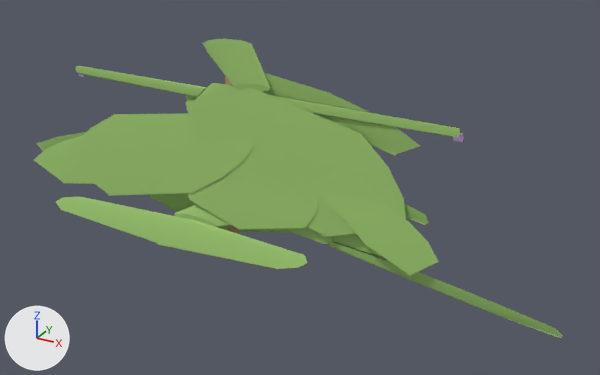
Two versions of the glTF model web-forest/public/model/species/cuphea-carthagenensis.glb, one commit apart.
One viewpoint serves both versions: a 50 mm lens placed at (0.862, -1.384, 0.868), pointed at (0.089, 0.022, 0.166). Lighting does not change. The marker at lower left points along +X, +Y and +Z. The first picture is the older version. Where no turn or scale is listed for an object, it has been applied to the vertices. Vertices at exactly the same position are counted once.

In view in the first picture: 'p0', 'p1', 'p13', 'p14', 'p16', 'p20', 'p21', 'p22', 'p3', 'p4', 'p5', 'p8', 'p9' and 4 more.
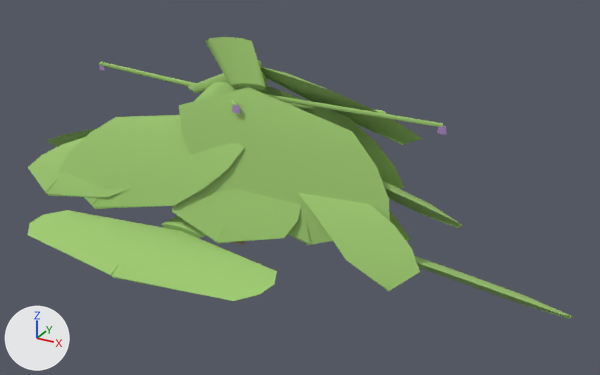
ob_body is not drawn itself; it is the parent of ob_stem, ob_p2, ob_p4, ob_p6, ob_p18, ob_p19, ob_p20, ob_p21.

Where the newer file only moved an object's origin or applied its transform, the numbers keep the older frame.

Edits to the bpy script that builds the scene:
```text
Change me_mesh_1:
    remove me_mesh_1.from_pydata(...)  # 40 vertices, 72 faces; spans x -0.513..0.201, y -0.036..0.001, z -0.171..-0.042
    add me_mesh_1.from_pydata(...)  # 40 vertices, 72 faces; spans x -0.481..0.185, y -0.208..0.016, z -0.171..-0.042
    me_mesh_1 part 1: the whole mesh is scaled about its middle by (0.932, 6.09, 1), then moved by (0.008, -0.078, 0.0)
Change me_mesh_2:
    remove me_mesh_2.from_pydata(...)  # 40 vertices, 72 faces; spans x -0.024..0.727, y -0.001..0.015, z -0.127..0.015
    add me_mesh_2.from_pydata(...)  # 40 vertices, 72 faces; spans x -0.027..0.727, y 0.006..0.107, z -0.132..0.02
    me_mesh_2 part 2: the whole mesh is multiplied about its middle by the matrix ((1.004, 0.0, 0.0), (0.0, 6.558, 0.0), (0.0, 0.0, 1.078)), then moved by (-0.001, 0.049, 0.0)
Change me_mesh_4:
    remove me_mesh_4.from_pydata(...)  # 40 vertices, 72 faces; spans x -0.023..0.482, y -0.015..0.001, z -0.254..0.009
    add me_mesh_4.from_pydata(...)  # 40 vertices, 72 faces; spans x -0.025..0.463, y -0.083..0.015, z -0.259..0.014
    me_mesh_4 part 3: the whole mesh is scaled about its middle by (0.967, 6.32, 1.04), then moved by (-0.01, -0.027, 0.0)
Change me_mesh_6:
    remove me_mesh_6.from_pydata(...)  # 40 vertices, 72 faces; spans x -0.588..0.045, y -0.016..0.001, z -0.246..0.018
    add me_mesh_6.from_pydata(...)  # 40 vertices, 72 faces; spans x -0.572..0.041, y -0.09..0.018, z -0.251..0.023
    me_mesh_6 part 4: the whole mesh is scaled about its middle by (0.968, 6.33, 1.04), then moved by (0.006, -0.028, 0.0)
Change me_mesh_9:
    remove me_mesh_9.from_pydata(...)  # 40 vertices, 72 faces; spans x -0.113..0.219, y -0.017..0.001, z -0.279..0.012
    add me_mesh_9.from_pydata(...)  # 40 vertices, 72 faces; spans x -0.108..0.201, y -0.095..0.016, z -0.279..0.012
    me_mesh_9 part 5: the whole mesh is scaled about its middle by (0.932, 6.09, 1), then moved by (-0.006, -0.031, 0.0)
Change me_mesh_14:
    remove me_mesh_14.from_pydata(...)  # 40 vertices, 72 faces; spans x -0.477..0.071, y -0.016..0.001, z -0.302..0.018
    add me_mesh_14.from_pydata(...)  # 40 vertices, 72 faces; spans x -0.451..0.064, y -0.089..0.017, z -0.304..0.019
    me_mesh_14 part 6: the whole mesh is scaled about its middle by (0.939, 6.14, 1.01), then moved by (0.01, -0.028, 0.0)
Change me_mesh_15:
    remove me_mesh_15.from_pydata(...)  # 40 vertices, 72 faces; spans x -0.023..0.45, y -0.002..0.008, z -0.115..0.015
    add me_mesh_15.from_pydata(...)  # 40 vertices, 72 faces; spans x -0.028..0.504, y 0.0..0.071, z -0.128..0.029
    me_mesh_15 part 7: the whole mesh is scaled about its middle by (1.13, 7.36, 1.21), then moved by (0.024, 0.032, 0.0)
Change me_mesh_16:
    remove me_mesh_16.from_pydata(...)  # 40 vertices, 72 faces; spans x -0.107..0.411, y -0.013..0.001, z -0.376..0.013
    add me_mesh_16.from_pydata(...)  # 40 vertices, 72 faces; spans x -0.104..0.385, y -0.066..0.02, z -0.379..0.016
    me_mesh_16 part 8: the whole mesh is scaled about its middle by (0.945, 6.17, 1.01), then moved by (-0.011, -0.018, 0.0)
Change me_mesh_20:
    used by ob_p20; parent = ob_body; location = (0.0, 0.0, 0.767)
    remove me_mesh_20.from_pydata(...)  # 40 vertices, 72 faces; spans x -0.384..0.017, y -0.022..0.316, z -0.036..0.028
    add me_mesh_20.from_pydata(...)  # 40 vertices, 72 faces; spans x -0.388..0.008, y -0.011..0.316, z -0.036..0.014
    me_mesh_20 part 9: 19 of 40 vertices moved; they spanned x -0.384..0.017, y -0.022..0.316, z -0.028..0.028 and now span x -0.388..0.008, y -0.011..0.316, z -0.014..0.014; mean shift (-0.006, 0.005, 0.0); largest move (-0.356, 0.316, -0.008) -> (-0.375, 0.316, -0.004)
    other edits to the shape of me_mesh_20 do not show in these pictures
Change me_mesh_21:
    used by ob_p21; parent = ob_body; location = (0.0, 0.0, 0.783)
    remove me_mesh_21.from_pydata(...)  # 40 vertices, 72 faces; spans x -0.002..0.455, y -0.025..0.049, z -0.036..0.026
    add me_mesh_21.from_pydata(...)  # 40 vertices, 72 faces; spans x -0.001..0.455, y -0.012..0.037, z -0.036..0.012
    me_mesh_21 part 10: 18 of 40 vertices moved; they spanned x -0.002..0.447, y -0.025..0.049, z -0.026..0.026 and now span x -0.001..0.446, y -0.012..0.037, z -0.012..0.012; mean shift (0.0, 0.0, 0.0); largest move (0.002, -0.025, -0.009) -> (0.001, -0.012, -0.004)
Change me_mesh_22:
    remove me_mesh_22.from_pydata(...)  # 40 vertices, 72 faces; spans x -0.031..0.425, y -0.001..0.012, z -0.147..0.015
    add me_mesh_22.from_pydata(...)  # 40 vertices, 72 faces; spans x -0.033..0.413, y 0.006..0.086, z -0.15..0.019
    me_mesh_22 part 11: the whole mesh is scaled about its middle by (0.978, 6.39, 1.05), then moved by (-0.007, 0.041, 0.0)
Change me_mesh_23:
    remove me_mesh_23.from_pydata(...)  # 20 vertices, 36 faces; spans x -0.0212..0.0032, y -0.0001..0.0001, z -0.0084..0.0013
    add me_mesh_23.from_pydata(...)  # 20 vertices, 36 faces; spans x -0.1128..0.0142, y 0.0072..0.0151, z -0.0306..0.0235
    me_mesh_23 part 12: the whole mesh is scaled about its middle by (5.19, 33.9, 5.57), then moved by (-0.0403, 0.0111, 0.0)
Change ob_body:
    ob_body.location: (-0.0693, 0.00218, 0.0) -> (-0.072, 0.0134, 0.0)
    ob_body.scale: (1.12, 0.0286, 0.45) -> (1.04, 0.174, 0.45)
Change ob_p20:
    ob_p20.location: (0.0, 0.0, 0.767) -> (0.0, 0.0, 0.774)
Change ob_p21:
    ob_p21.location: (0.0, 0.0, 0.783) -> (0.0, 0.0, 0.79)
```

Changed parts and their boxes [x1, y1, x2, y2] in the pictures (600 x 375 px; the box of a moved part takes in the faces that stretch with it):
'p16', moved, rescaled
    before: [186, 39, 406, 237]
    after: [179, 37, 390, 245]
'p0', moved, rescaled
    before: [56, 197, 308, 269]
    after: [28, 210, 277, 301]
'p13', moved, rescaled (12% taller)
    before: [65, 83, 256, 196]
    after: [58, 82, 244, 209]
'p3', moved, rescaled (15% taller)
    before: [314, 190, 439, 276]
    after: [298, 193, 420, 292]
'p8', moved, rescaled (9% taller)
    before: [188, 178, 319, 230]
    after: [172, 186, 301, 243]
'p1', reshaped
    before: [282, 227, 563, 338]
    after: [415, 256, 573, 319]
'p22', moved, rescaled
    before: [264, 73, 421, 156]
    after: [258, 60, 423, 145]
'p5', moved, rescaled (24% taller)
    before: [34, 136, 134, 184]
    after: [28, 137, 134, 197]
'p21', reshaped, moved, rescaled (11% shorter)
    before: [273, 96, 464, 142]
    after: [266, 94, 447, 135]
'p20', reshaped, moved, rescaled
    before: [75, 66, 206, 97]
    after: [99, 62, 196, 86]
'p14', moved, rescaled
    before: [404, 203, 428, 225]
    after: [382, 181, 462, 228]
'p4', moved, rescaled (not visible afterwards)
    before: [146, 194, 290, 232]
'p23', moved, rescaled (not visible before)
    after: [188, 73, 229, 93]
'stem', moved, rescaled (mostly hidden)
    before: [225, 75, 240, 234]
    after: [233, 241, 245, 245]
'p18', moved, rescaled (not visible before)
    after: [285, 102, 387, 114]
'p19', moved, rescaled (not visible before)
    after: [231, 101, 241, 113]
part 10 of me_mesh_21, moved or reshaped
    before: [273, 96, 460, 137]
    after: [266, 94, 443, 127]
'p17', unchanged, uncovered by the edit
    before: [186, 49, 350, 129]
    after: [211, 52, 404, 188]
